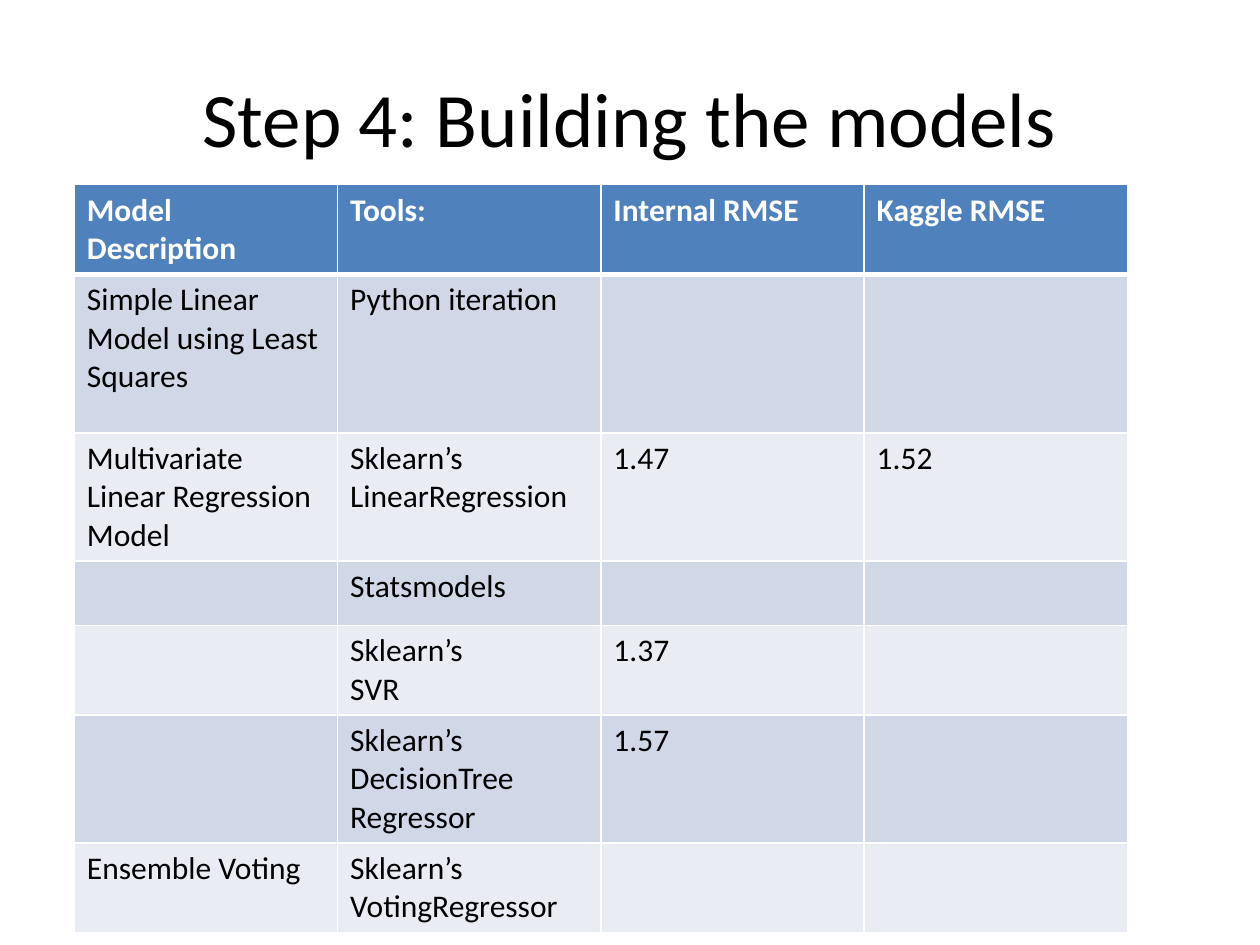
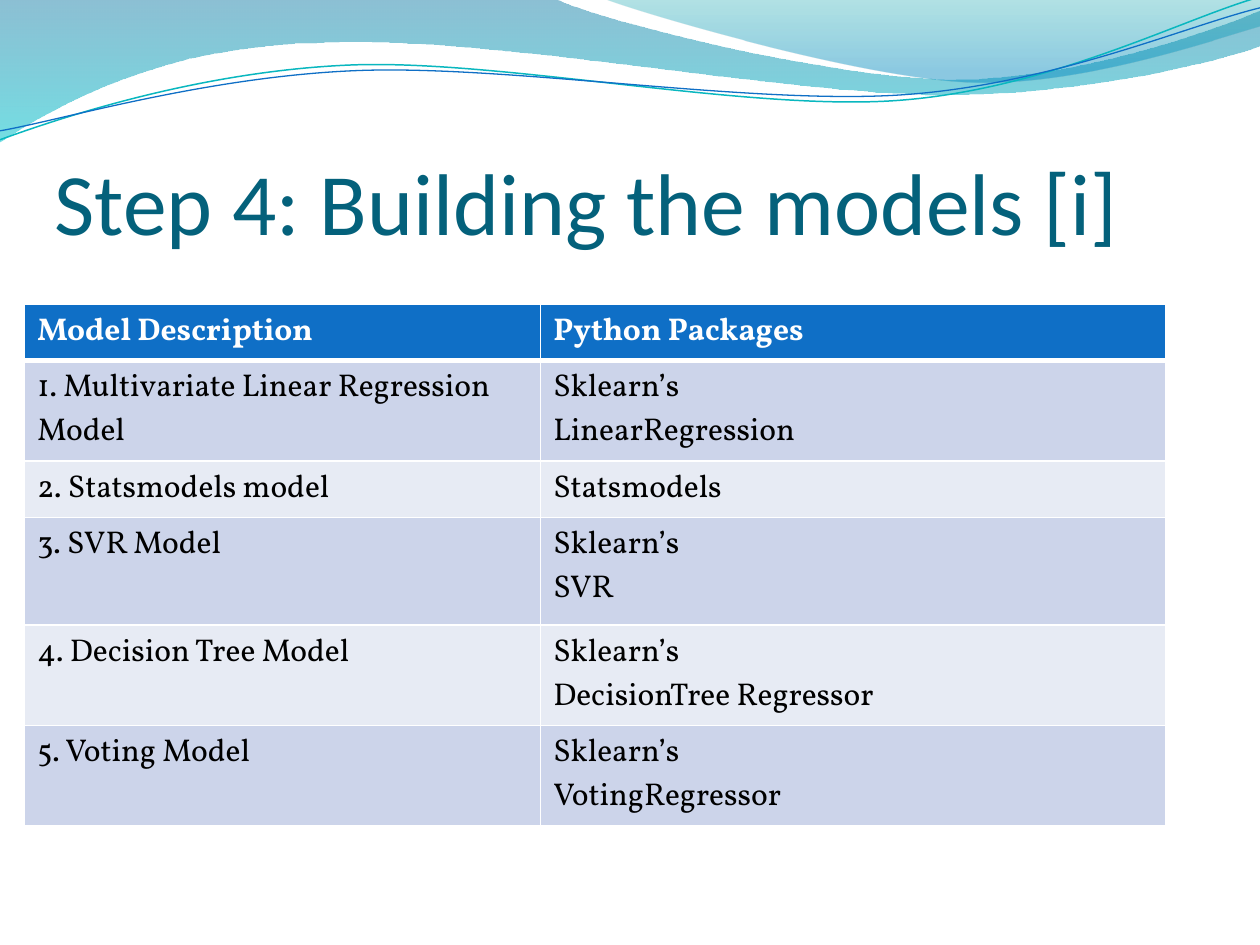
Before and after one commit to lkrump7/regression-apples-predict-api-template, a slide deck: slide 21 of What will the apples cost.pptx. Drawn at 1260x945 pixels with LibreOffice and Linux fonts; fonts in the diff are those of the drawing; background and template pictures are left out. Boxes give left, top, right and bottom in pixels: in the first picture for what was removed or moved away, otherwise in the second. Text is boxed around its words. In the diff, an @@ line names an element or a change of style, - is before the commit and + after.

```diff
--- a/What will the apples cost.pptx
+++ b/What will the apples cost.pptx
@@ freeform shape added at [0,0,1260,142], fill gradient #0074A1 to #00C6CF @@
@@ freeform shape added at [0,0,1260,147], outline #0AB8BF 0.85 pt @@
@@ freeform shape added at [0,8,1260,141], outline #0F6FC6 0.75 pt @@
@@ freeform shape added at [604,0,1260,87], fill gradient #00A1A9 to #008BBF @@
@@ title "Step 4: Building the models ..." at [55,171,1118,250]: vertical alignment middle to bottom @@
@@ title at [55,171,1118,250]: text changed; size 44 to 50 pt; text colour #000000 to #04617B @@
-Step 4: Building the models
+Step 4: Building the models [i]
@@ table at [25,304,1166,817] @@
-Model Description | Tools: | Internal RMSE | Kaggle RMSE
-Simple Linear Model using Least Squares | Python iteration |  | 
-Multivariate Linear Regression Model | Sklearn’s / LinearRegression | 1.47 | 1.52
- | Statsmodels |  | 
- | Sklearn’s / SVR | 1.37 | 
- | Sklearn’s / DecisionTree Regressor | 1.57 | 
-Ensemble Voting | Sklearn’s / VotingRegressor |  | 
+Model Description | Python Packages
+1. Multivariate Linear Regression Model | Sklearn’s / LinearRegression
+2. Statsmodels model | Statsmodels
+3. SVR Model | Sklearn’s / SVR
+4. Decision Tree Model | Sklearn’s / DecisionTree Regressor
+5. Voting Model | Sklearn’s / VotingRegressor
@@ table: place and size @@
-table at [74,185,1128,927]
+table at [25,304,1166,817]
```
Also in this commit, not shown: 23 other slides changed, 6 slides added.
